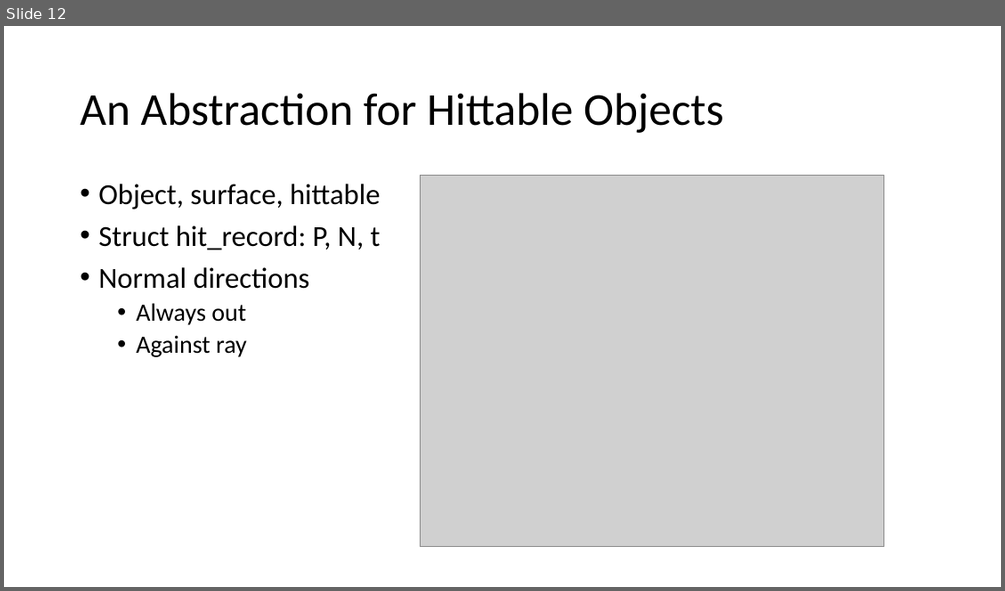
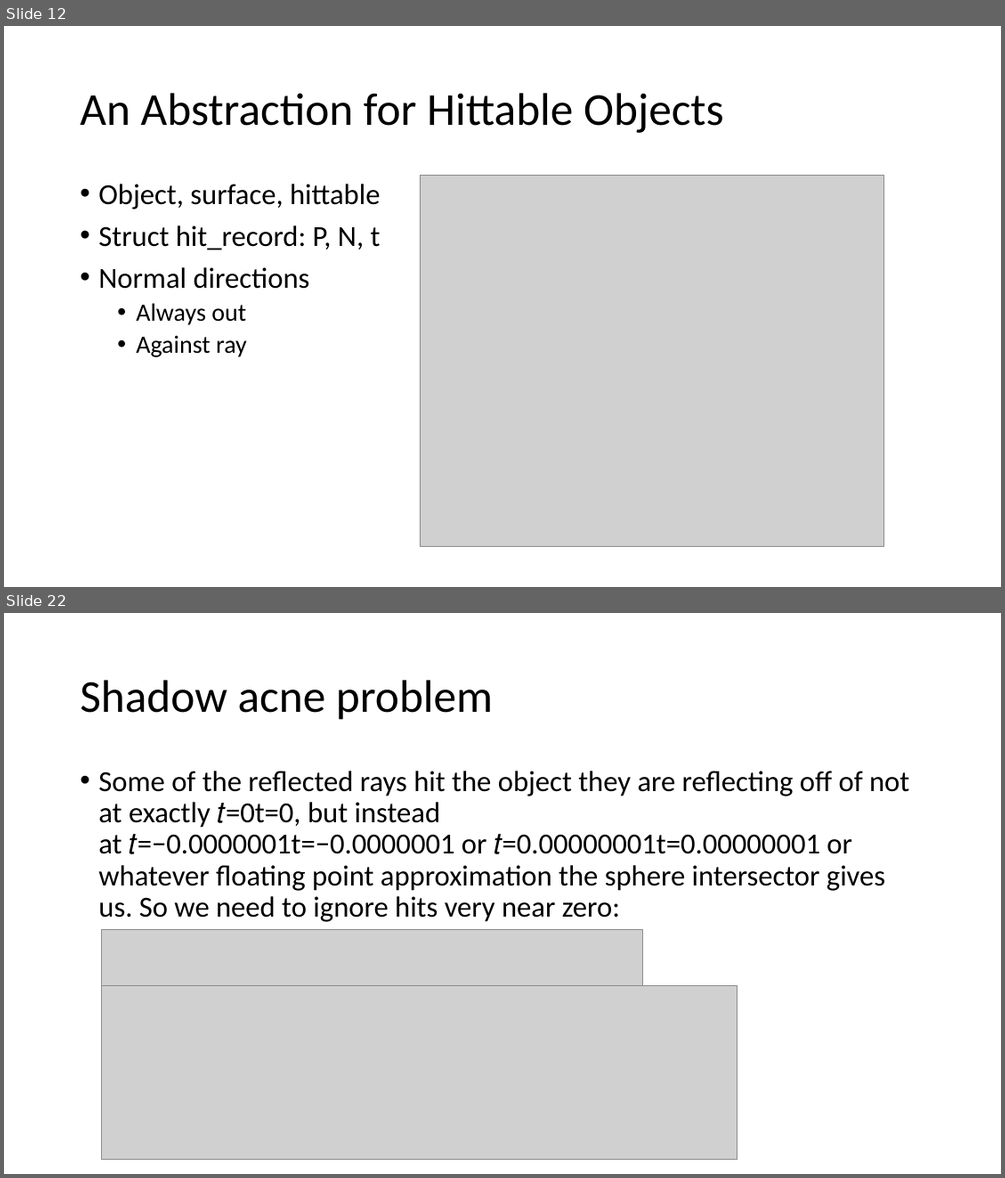
Before and after one commit to yxshi610/RayTracing, a slide deck: RayTracing.pptx. Shown one above the other, each under a label of ours: slide 12 before the commit, slides 12 and 22 after it; the slides between them are not shown. The pictures are 1005x591 and 1005x1178 pixels, drawn with LibreOffice and Linux fonts; fonts in the diff are those of the drawing; grey boxes stand for pictures. Boxes give left, top, right and bottom in pixels: in the first picture for what was removed or moved away, otherwise in the second. Text is boxed around its words. In the diff, an @@ line names an element or a change of style, - is before the commit and + after.

```diff
--- a/RayTracing.pptx
+++ b/RayTracing.pptx
@@ slide 22 added at <box>4,613,1001,1174</box>, background #FFFFFF @@
@@ title added at <box>80,680,493,720</box>, 44 pt, text #000000 @@
+Shadow acne problem
@@ text added at <box>98,771,909,922</box>, 28 pt, text #000000 @@
+• Some of the reflected rays hit the object they are reflecting off of not at exactly 𝑡=0t=0, but instead at 𝑡=−0.0000001t=−0.0000001 or 𝑡=0.00000001t=0.00000001 or whatever floating point approximation the sphere intersector gives us. So we need to ignore hits very near zero:
@@ picture added at <box>101,929,643,985</box> @@
@@ picture added at <box>101,985,736,1159</box> @@
```
Also in this commit, not shown: 9 other slides added, 21 other files.
